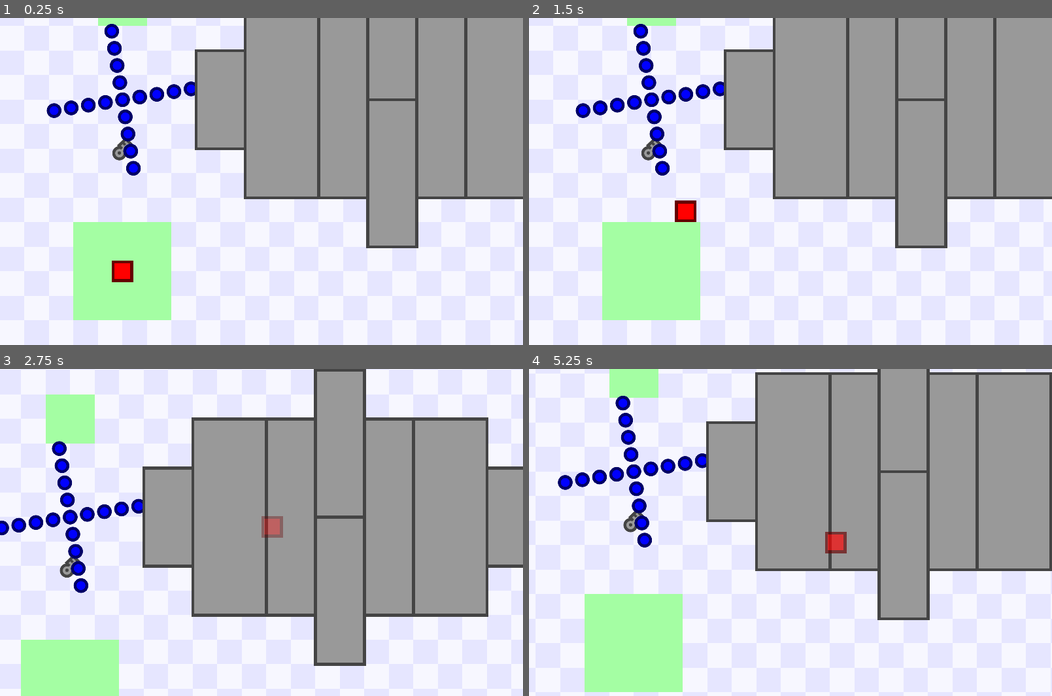
Above: before the commit, frames 1-4 (two rows, left to right).
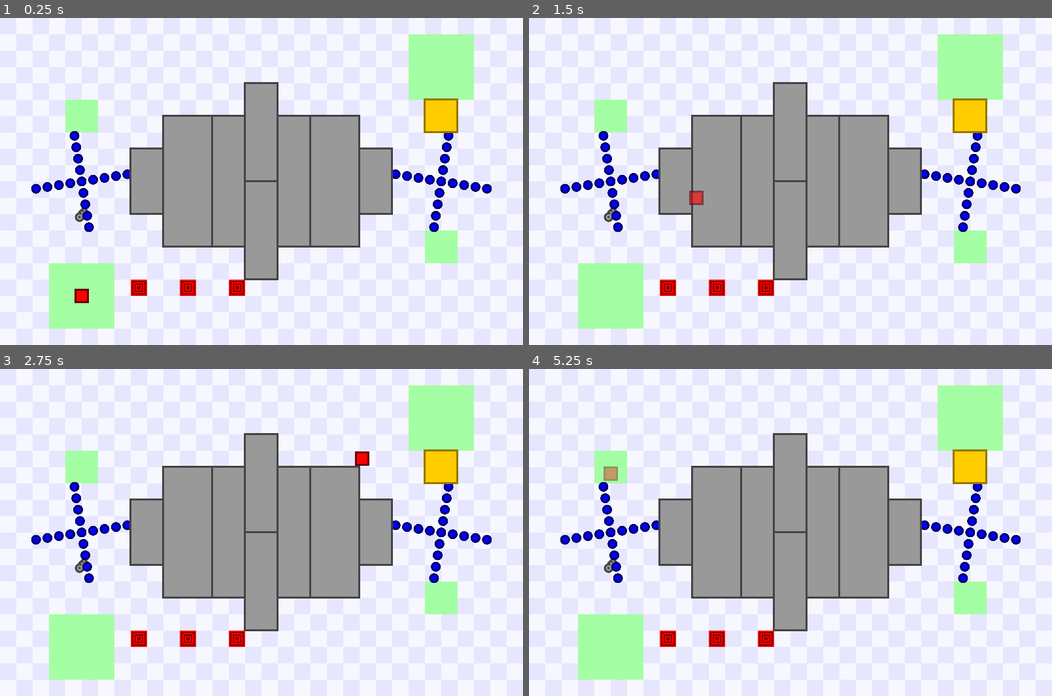
Above: after the commit, the same moments.

Repository: JustVictorGD/Remake-Template
Game: Godot game, scene res://areas/1-B2.tscn
The game is run twice, just before and just after one commit, with the same random seed, the same clock (stepped at 60 frames per second) and the same inputs.
Inputs (mouse positions are in pixels of both pictures, inside the frame that each line leads up to):
- Up to frame 1 (0.25 s): no input
- Up to frame 2 (1.5 s): move the mouse to (905, 165) at 0.52 s; hold D (right) 0.53-1.28 s; tap T (teleport) at 0.6, 1.35 s; move the mouse to (685, 197) at 1.27 s; hold S (down) from 1.28 s (still down)
- Up to frame 3 (2.75 s): move the mouse to (313, 460) at 2.02 s; release S (down) at 2.03 s; hold D (right) from 2.03 s (still down); tap T (teleport) at 2.1 s
- Up to frame 4 (5.25 s): move the mouse to (764, 597) at 2.77 s; release D (right) at 2.78 s; hold W (up) 2.78-3.53 s; tap T (teleport) every 0.75 s from 2.85 to 5.1 s; move the mouse to (947, 581) at 3.52 s; hold A (left) 3.53-5.03 s; move the mouse to (633, 483) at 4.27 s; move the mouse to (816, 532) at 5.02 s; hold S (down) from 5.03 s (still down)

The runs differ from the first frame. In frame 1, 47% of the frame differs, in the area x 6-100%, y 0-95%; in frame 2, 47%; in frame 3, 38%; in frame 4, 45%.

Commit message:
Speed Changers

Diff:
--- a/areas/1-B2.tscn
+++ b/areas/1-B2.tscn
@@ -15,6 +15,7 @@
 [ext_resource type="PackedScene" uid="uid://prk4v5kp504y" path="res://scenes/objects/normal_door.tscn" id="13_7xj5o"]
 [ext_resource type="PackedScene" uid="uid://bf3aa0chl0e7i" path="res://scenes/objects/golden_door.tscn" id="14_lvw4v"]
 [ext_resource type="PackedScene" uid="uid://6dsa746nbdyd" path="res://scenes/player.tscn" id="15_f11aj"]
+[ext_resource type="PackedScene" uid="uid://deaq7r2mcfprc" path="res://scenes/objects/speed_changer.tscn" id="16_gshio"]
 
 [node name="1-B2" type="Node2D"]
 metadata/_edit_lock_ = true
@@ -40,6 +41,19 @@
 
 [node name="Checkpoint5" parent="Checkpoints" instance=ExtResource("2_kq688")]
 position = Vector2(1350, 700)
+
+[node name="SpeedChangers" type="Node2D" parent="."]
+
+[node name="speed_changer" parent="SpeedChangers" instance=ExtResource("16_gshio")]
+position = Vector2(425, 825)
+
+[node name="speed_changer2" parent="SpeedChangers" instance=ExtResource("16_gshio")]
+position = Vector2(575, 825)
+speed = 10
+
+[node name="speed_changer3" parent="SpeedChangers" instance=ExtResource("16_gshio")]
+position = Vector2(725, 825)
+speed = 1
 
 [node name="Coins" type="Node2D" parent="."]
 metadata/_edit_lock_ = true
--- a/gdscripts/Singletons/global_signal.gd
+++ b/gdscripts/Singletons/global_signal.gd
@@ -14,3 +14,7 @@
 signal key_lost(key_id)
 
 signal paint_collected
+
+# Object Related Stuff
+
+signal speed_changed(speed)
--- a/gdscripts/player.gd
+++ b/gdscripts/player.gd
@@ -1,14 +1,15 @@
 extends CharacterBody2D
 
-
-var speed = 4
+@export_category("Player Settings")
+@export var speed = 4
 var death = false
 
 @export_category("Cheats")
 @export var invincible = false # Should be false. Change to true for testing.
 @export var can_teleport = false
 
-
+func _ready():
+	GlobalSignal.speed_changed.connect(speed_changed)
 
 func _physics_process(delta):
 	if death == false:
@@ -89,3 +90,6 @@
 func _on_player_area_entered(area: Area2D):
 	if area.has_method("touched_by_player"):
 		area.touched_by_player()
+
+func speed_changed(new_speed):
+	speed = new_speed
--- /dev/null
+++ b/gdscripts/speed_changer.gd
@@ -0,0 +1,7 @@
+extends Area2D
+
+@export_category("Object Settings")
+@export var speed = 4 # 4 is the default player speed.
+
+func touched_by_player():
+	GlobalSignal.speed_changed.emit(speed)
--- /dev/null
+++ b/scenes/objects/speed_changer.tscn
@@ -0,0 +1,18 @@
+[gd_scene load_steps=4 format=3 uid="uid://deaq7r2mcfprc"]
+
+[ext_resource type="Script" path="res://gdscripts/speed_changer.gd" id="1_pgw0p"]
+[ext_resource type="Texture2D" uid="uid://cg4afyxjc26np" path="res://pngs and svgs/speed_changer_placeholder.png" id="2_fawkw"]
+
+[sub_resource type="RectangleShape2D" id="RectangleShape2D_g7tif"]
+size = Vector2(50, 50)
+
+[node name="speed_changer" type="Area2D"]
+script = ExtResource("1_pgw0p")
+
+[node name="Texture" type="Sprite2D" parent="."]
+texture_filter = 1
+texture = ExtResource("2_fawkw")
+
+[node name="CollisionShape2D" type="CollisionShape2D" parent="."]
+shape = SubResource("RectangleShape2D_g7tif")
+debug_color = Color(0, 0.6, 0.701961, 0.419608)
--- a/scenes/player.tscn
+++ b/scenes/player.tscn
@@ -34,7 +34,6 @@
 
 [node name="Camera2D" type="Camera2D" parent="."]
 texture_filter = 2
-zoom = Vector2(1.5, 1.5)
 limit_left = 0
 limit_top = 0
 limit_right = 1600
Not shown: 1 places in areas/1-B2.tscn that only renumber resources
Binary file added: pngs and svgs/speed_changer_placeholder.png
Not shown, added: pngs and svgs/speed_changer_placeholder.png.import
